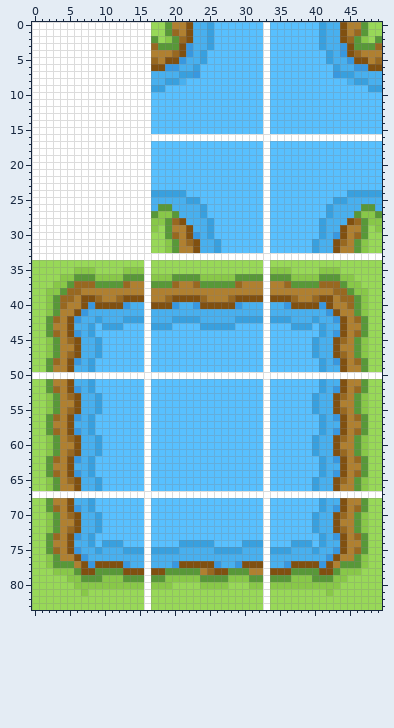
A sprite sheet gets an edit: images/tiles/watertograss.png. The first picture shows the starting point.
The file is 50x84 pixels.
Once edited:
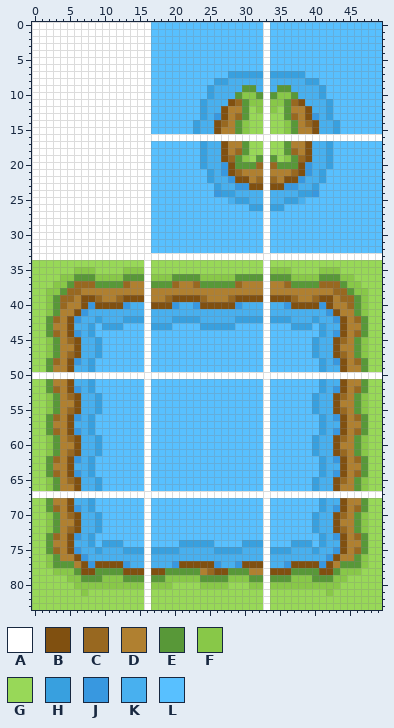
Palette (. is transparent): A #ffffff  B #805010  C #986820  D #b08030  E #589838  F #88c848  G #98d858  H #38a0df  J #3898e0  K #48b0ef  L #58c0ff
The exact change:
@@ x 15..49 @@
- 0 AAGGEDDBKKHLLLLLLLALLLLLLLHKKBDDEGG
- 1 AAGGECDBKKHLLLLLLLALLLLLLLHKKBDCEGG
- 2 AAEGFECBKKHLLLLLLLALLLLLLLHKKBCEFGE
- 3 AACEEEBJKKHLLLLLLLALLLLLLLHKKJBEEEC
- 4 AADDDCBJKHLLLLLLLLALLLLLLLLHKJBCDDD
- 5 AACDBBJKKHLLLLLLLLALLLLLLLLHKKJBBDC
- 6 AABBJJKKHLLLLLLLLLALLLLLLLLLHKKJJBB
- 7 AAKKKKHHJLLLLLLLLLALLLLLLLLLJHHKKKK
- 8 AAKKHHKLLLLLLLLLLLALLLLLLLLLLLKHHKK
- 9 AAHHLLLLLLLLLLLLLLALLLLLLLLLLLLLLHH
-10 AALLLLLLLLLLLLLLLLALLLLLLLLLLLLLLLL
-11 AALLLLLLLLLLLLLLLLALLLLLLLLLLLLLLLL
-12 AALLLLLLLLLLLLLLLLALLLLLLLLLLLLLLLL
-13 AALLLLLLLLLLLLLLLLALLLLLLLLLLLLLLLL
-14 AALLLLLLLLLLLLLLLLALLLLLLLLLLLLLLLL
-15 AALLLLLLLLLLLLLLLLALLLLLLLLLLLLLLLL
+ 0 AALLLLLLLLLLLLLLLLALLLLLLLLLLLLLLLL
+ 1 AALLLLLLLLLLLLLLLLALLLLLLLLLLLLLLLL
+ 2 AALLLLLLLLLLLLLLLLALLLLLLLLLLLLLLLL
+ 3 AALLLLLLLLLLLLLLLLALLLLLLLLLLLLLLLL
+ 4 AALLLLLLLLLLLLLLLLALLLLLLLLLLLLLLLL
+ 5 AALLLLLLLLLLLLLLLLALLLLLLLLLLLLLLLL
+ 6 AALLLLLLLLLLLLLLLLALLLLLLLLLLLLLLLL
+ 7 AALLLLLLLLLLLHHHHHAHHHHHLLLLLLLLLLL
+ 8 AALLLLLLLLLHHKKKKKAKKKKKHHLLLLLLLLL
+ 9 AALLLLLLLLHKKKKEEKAKEEKKKKHLLLLLLLL
+10 AALLLLLLLLHKKKEFFEAEFFEKKKHLLLLLLLL
+11 AALLLLLLLHKKKBCEFFAFFECBKKKHLLLLLLL
+12 AALLLLLLLHKKBDDEGFAFGEDDBKKHLLLLLLL
+13 AALLLLLLLHKJBDCEGGAGGECDBJKHLLLLLLL
+14 AALLLLLLHKKBCDEFGGAGGFEDCBKKHLLLLLL
+15 AALLLLLLHKKBDDEFGGAGGFEDDBKKHLLLLLL
 16 AAAAAAAAAAAAAAAAAAAAAAAAAAAAAAAAAAA
-17 AALLLLLLLLLLLLLLLLALLLLLLLLLLLLLLLL
-18 AALLLLLLLLLLLLLLLLALLLLLLLLLLLLLLLL
-19 AALLLLLLLLLLLLLLLLALLLLLLLLLLLLLLLL
-20 AALLLLLLLLLLLLLLLLALLLLLLLLLLLLLLLL
-21 AALLLLLLLLLLLLLLLLALLLLLLLLLLLLLLLL
-22 AALLLLLLLLLLLLLLLLALLLLLLLLLLLLLLLL
-23 AALLLLLLLLLLLLLLLLALLLLLLLLLLLLLLLL
-24 AAHHHHHLLLLLLLLLLLALLLLLLLLLLLHHHHH
-25 AAKKKKKHHLLLLLLLLLALLLLLLLLLHHKKKKK
-26 AAKEEKKKKHLLLLLLLLALLLLLLLLHKKKKEEK
-27 AAEFFEKKKHLLLLLLLLALLLLLLLLHKKKEFFE
-28 AAFFECBKKKHLLLLLLLALLLLLLLHKKKBCEFF
-29 AAFGEDDBKKHLLLLLLLALLLLLLLHKKBDDEGF
-30 AAGGECDBJKHLLLLLLLALLLLLLLHKJBDCEGG
-31 AAGGFEDCBKKHLLLLLLALLLLLLHKKBCDEFGG
-32 AAGGFEDDBKKHLLLLLLALLLLLLHKKBDDEFGG
+17 AALLLLLLLHKKBDDEGGAGGEDDBKKHLLLLLLL
+18 AALLLLLLLHKKBDCEGGAGGECDBKKHLLLLLLL
+19 AALLLLLLLHKKBCEFGEAEGFECBKKHLLLLLLL
+20 AALLLLLLLHKKJBEEECACEEEBJKKHLLLLLLL
+21 AALLLLLLLLHKJBCDDDADDDCBJKHLLLLLLLL
+22 AALLLLLLLLHKKJBBDCACDBBJKKHLLLLLLLL
+23 AALLLLLLLLLHKKJJBBABBJJKKHLLLLLLLLL
+24 AALLLLLLLLLJHHKKKKAKKKKHHJLLLLLLLLL
+25 AALLLLLLLLLLLKHHKKAKKHHKLLLLLLLLLLL
+26 AALLLLLLLLLLLLLLHHAHHLLLLLLLLLLLLLL
+27 AALLLLLLLLLLLLLLLLALLLLLLLLLLLLLLLL
+28 AALLLLLLLLLLLLLLLLALLLLLLLLLLLLLLLL
+29 AALLLLLLLLLLLLLLLLALLLLLLLLLLLLLLLL
+30 AALLLLLLLLLLLLLLLLALLLLLLLLLLLLLLLL
+31 AALLLLLLLLLLLLLLLLALLLLLLLLLLLLLLLL
+32 AALLLLLLLLLLLLLLLLALLLLLLLLLLLLLLLL
 33 AAAAAAAAAAAAAAAAAAAAAAAAAAAAAAAAAAA
Changed places in both pictures, as pixel boxes (x1, y1, x2, y2):
changed: (151, 22, 382, 253)
